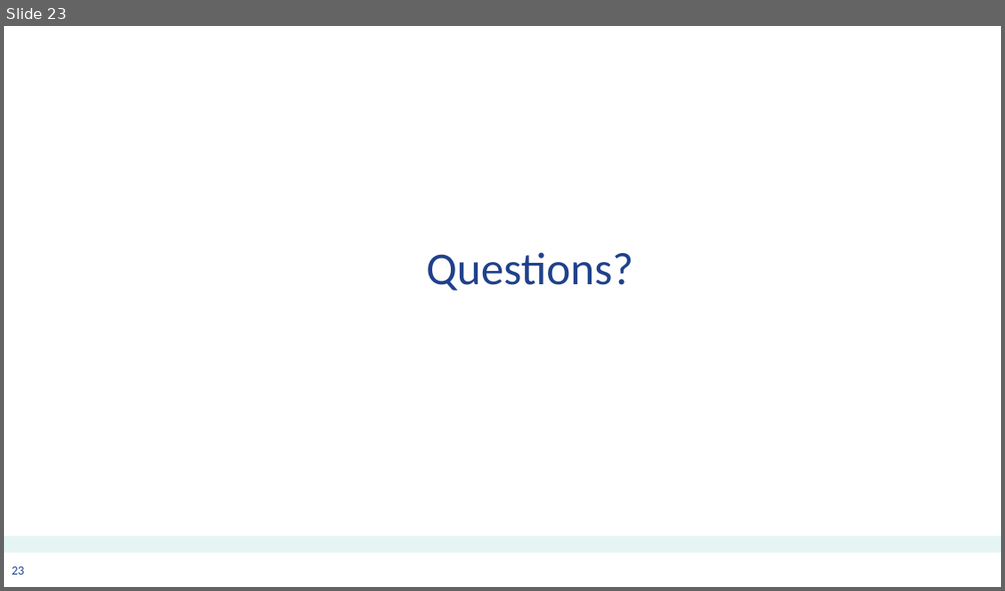
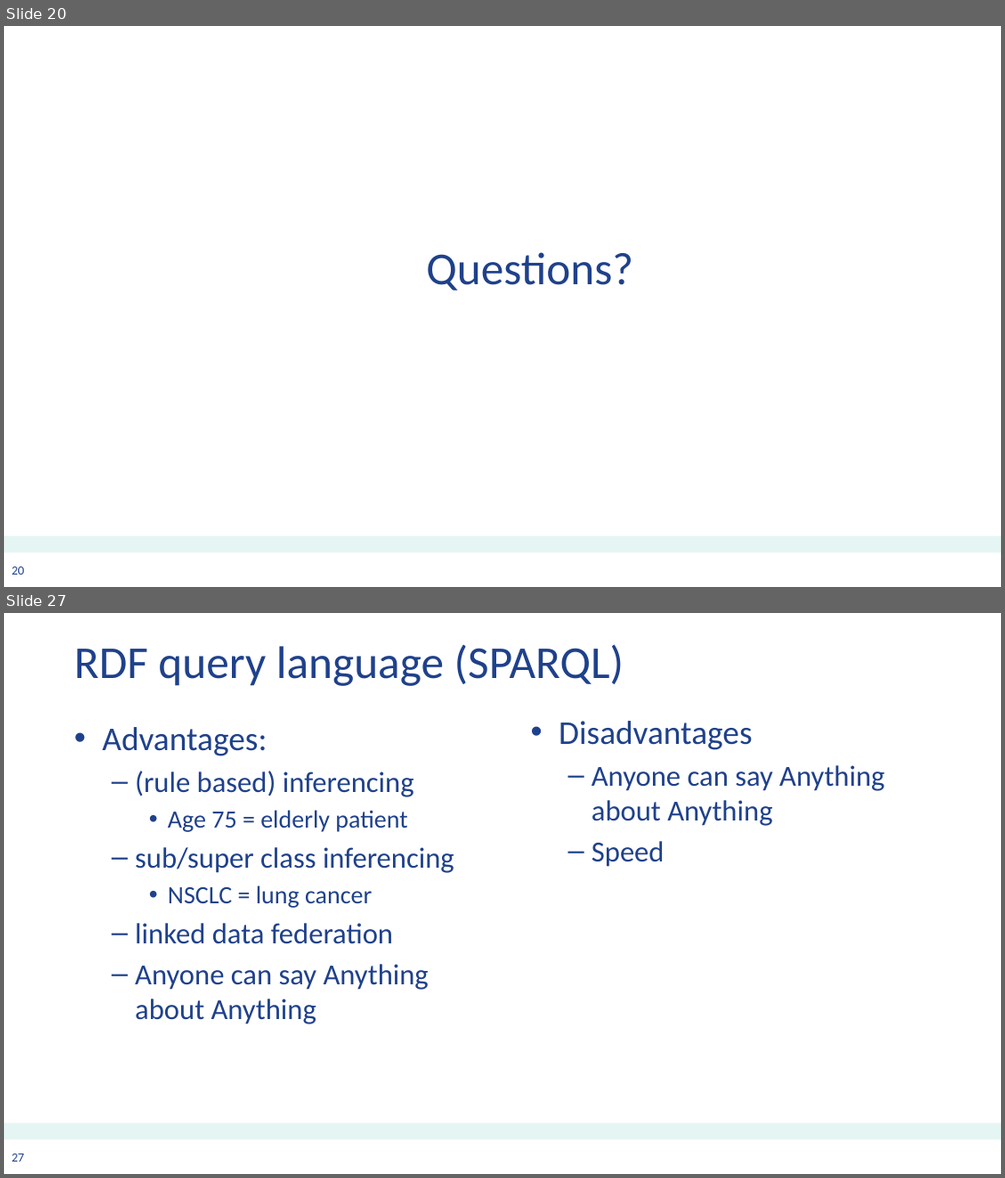
Before and after one commit to jvsoest/PHT_on_FHIR_demo, a slide deck: 20181108_PHT_Intro_AC.pptx. Shown one above the other, each under a label of ours: slide 23 before the commit, slides 20 and 27 after it; the slides between them are not shown. The pictures are 1005x591 and 1005x1178 pixels, drawn with LibreOffice and Linux fonts; fonts in the diff are those of the drawing; background and template pictures are left out. Boxes give left, top, right and bottom in pixels: in the first picture for what was removed or moved away, otherwise in the second. Text is boxed around its words. In the diff, an @@ line names an element or a change of style, - is before the commit and + after.

```diff
--- a/20181108_PHT_Intro_AC.pptx
+++ b/20181108_PHT_Intro_AC.pptx
@@ slide 27 added at [4, 613, 1001, 1174], background #FFFFFF; not listed: 2 template elements that a slide beside it also shows @@
@@ title added at [74, 644, 623, 686], 44 pt, text #1F418B @@
+RDF query language (SPARQL)
@@ text added at [102, 727, 454, 1024], 28 pt, text #1F418B @@
+• Advantages:
+  – (rule based) inferencing
+    • Age 75 = elderly patient
+  – sub/super class inferencing
+    • NSCLC = lung cancer
+  – linked data federation
+  – Anyone can say Anything about Anything
@@ text added at [558, 721, 884, 867], 28 pt, text #1F418B @@
+• Disadvantages
+  – Anyone can say Anything about Anything
+  – Speed
@@ what was slide 23 is now slide 20 @@
@@ page number at [12, 566, 24, 574]: text changed @@
-23
+20
```
Also in this commit, not shown: 23 other slides added, 10 slides removed.
